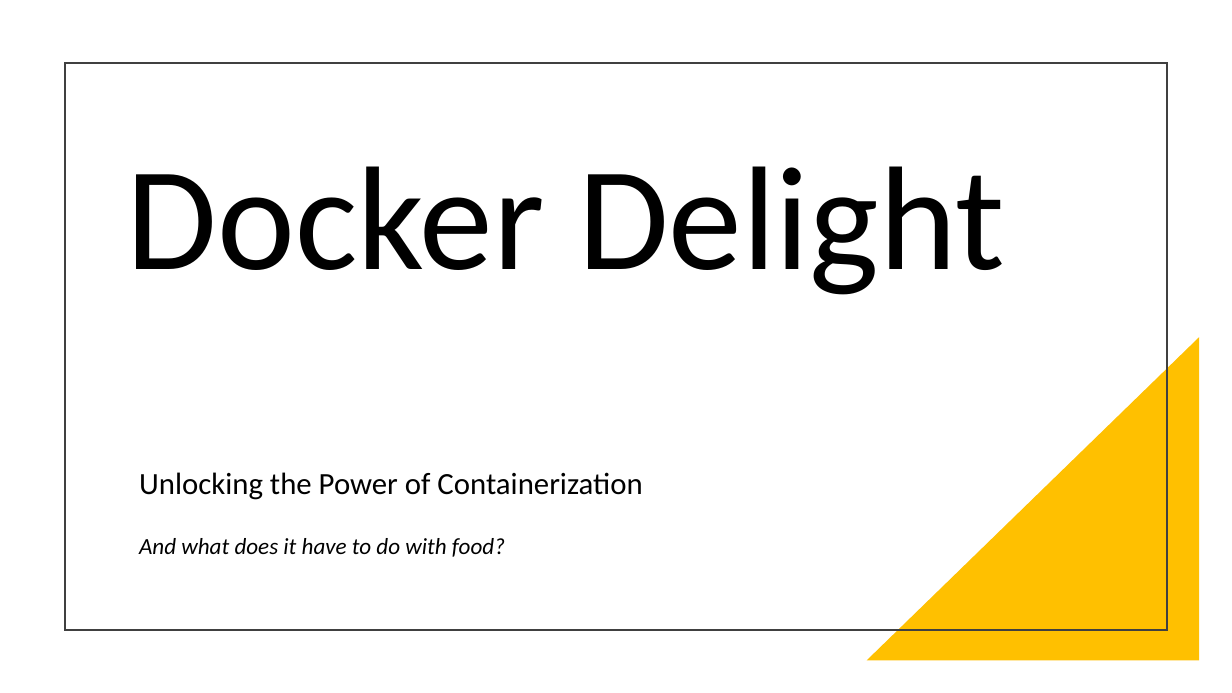
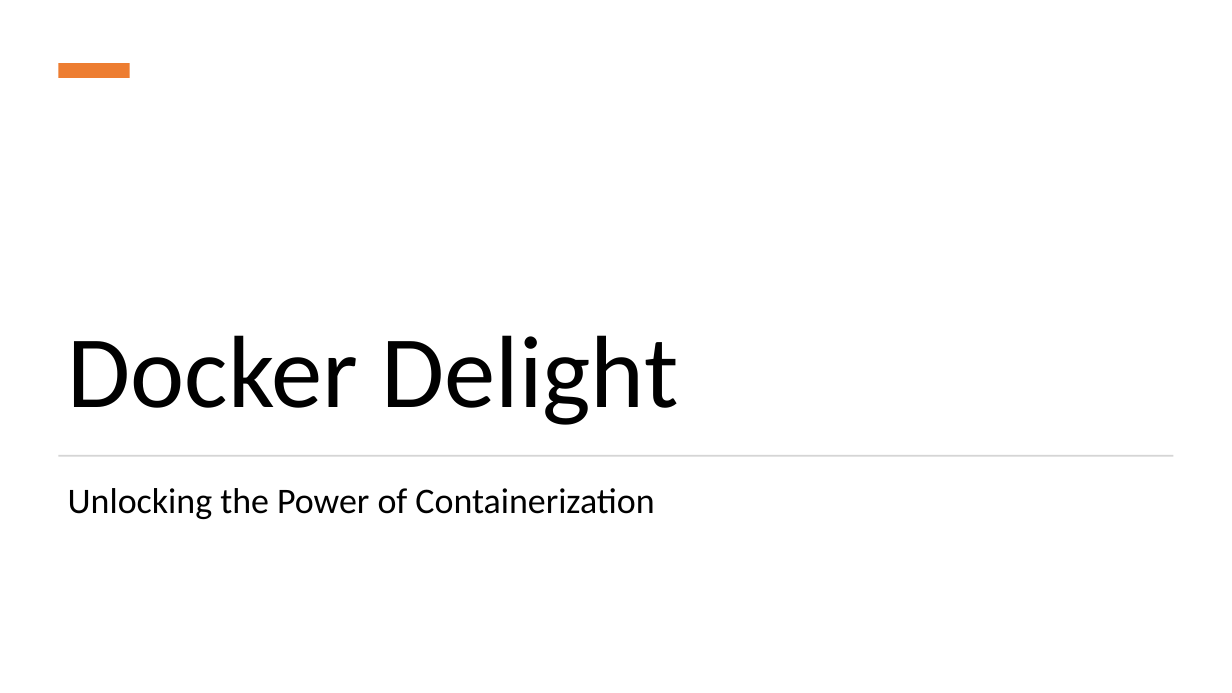
Before and after one commit to santanaguy/hexis-presentations, a slide deck: slide 1 of Docker Delight.pptx. Drawn at 1232x693 pixels with LibreOffice and Linux fonts; fonts in the diff are those of the drawing. Boxes give left, top, right and bottom in pixels: in the first picture for what was removed or moved away, otherwise in the second. Text is boxed around its words. In the diff, an @@ line names an element or a change of style, - is before the commit and + after.

```diff
--- a/Docker Delight.pptx
+++ b/Docker Delight.pptx
@@ rectangle added at box(59, 63, 130, 78), fill #ED7D31 @@
@@ rectangle removed at box(65, 63, 1167, 629) @@
@@ title "Docker Delight": place and size @@
-title "Docker Delight" at box(127, 166, 1005, 295)
+title "Docker Delight" at box(68, 335, 679, 425)
@@ title "Docker Delight" at box(68, 335, 679, 425): size 115 to 80 pt @@
@@ right triangle removed at box(867, 337, 1200, 661) @@
@@ rectangle added at box(58, 455, 1174, 457), fill #D5D5D5 @@
@@ subtitle at box(68, 488, 654, 519): text changed; size 24 to 28 pt @@
-Unlocking the Power of Containerization
-And what does it have to do with food?
+Unlocking the Power of Containerization
```
Also in this commit, not shown: 2 other slides changed, 26 slides added, 5 slides removed, 2 other files.
